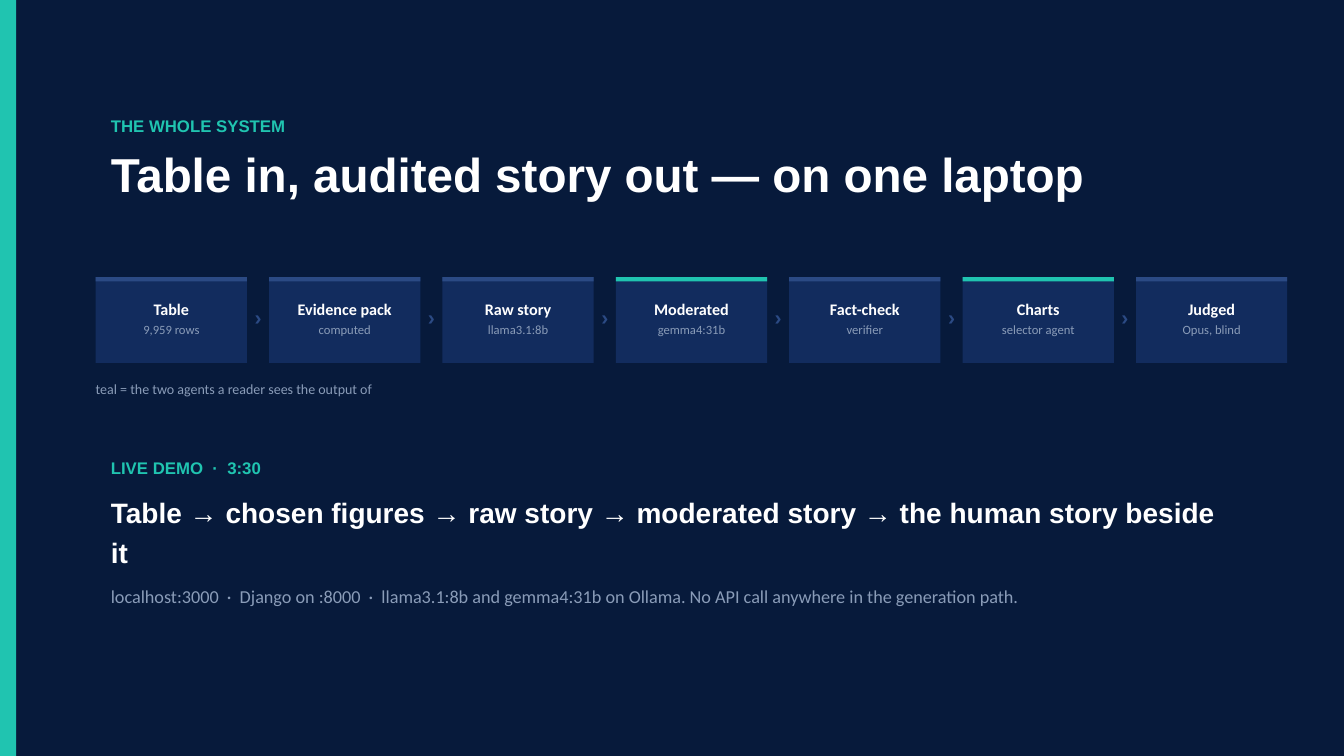
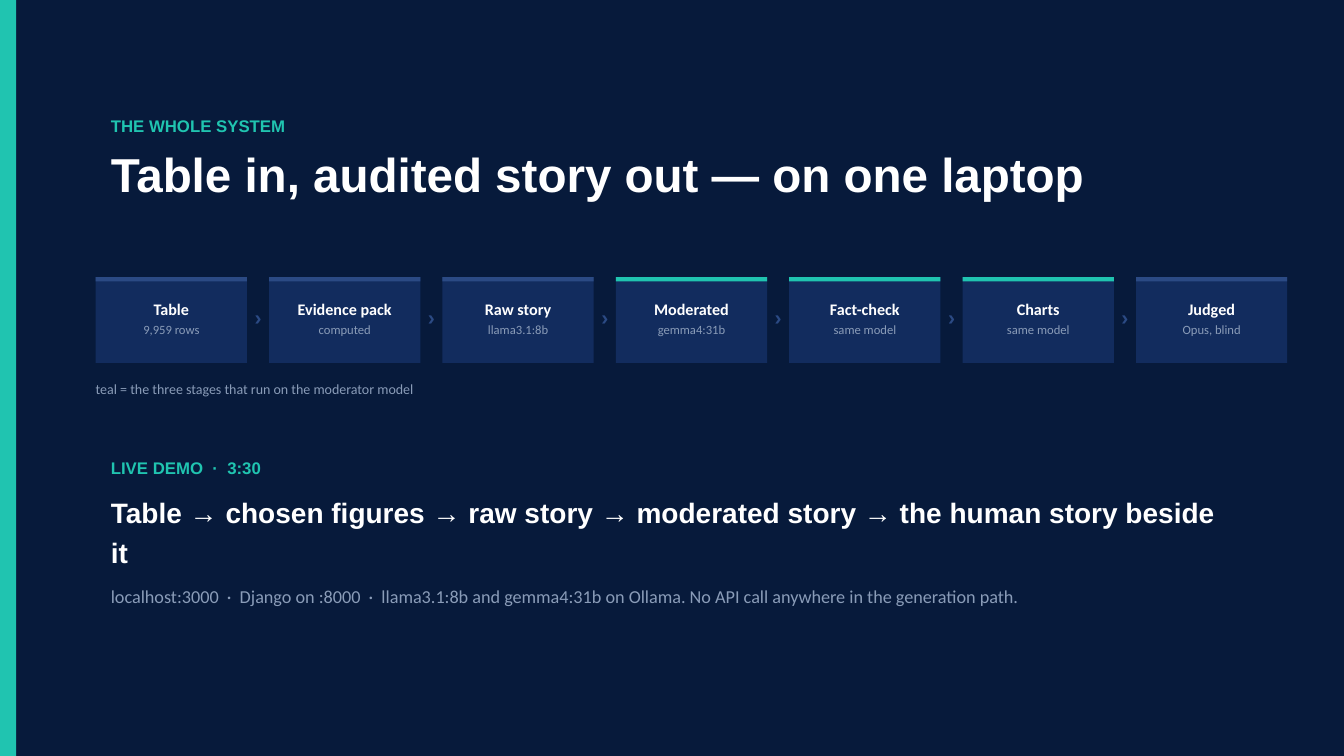
Before and after one commit to memoelsamadony/ai-powered-data-storytelling, a slide deck: slide 16 of presentation/AI-Storytelling-Final-Talk.pptx (slide 12 before the commit). Drawn at 1344x756 pixels with LibreOffice and Linux fonts; fonts in the diff are those of the drawing. Boxes give left, top, right and bottom in pixels: in the first picture for what was removed or moved away, otherwise in the second. Text is boxed around its words. In the diff, an @@ line names an element or a change of style, - is before the commit and + after.

```diff
--- a/presentation/AI-Storytelling-Final-Talk.pptx
+++ b/presentation/AI-Storytelling-Final-Talk.pptx
@@ rectangle at bbox=[789, 277, 941, 281]: fill #2B4A84 to #20C4B0 @@
@@ text at bbox=[834, 325, 897, 334]: text changed @@
-verifier
+same model
@@ text at bbox=[1007, 325, 1070, 334]: text changed @@
-selector agent
+same model
@@ text at bbox=[96, 384, 413, 397]: text changed @@
-teal = the two agents a reader sees the output of
+teal = the three stages that run on the moderator model
```
Also in this commit, not shown: 8 other slides changed, 4 slides added, 2 other files.
